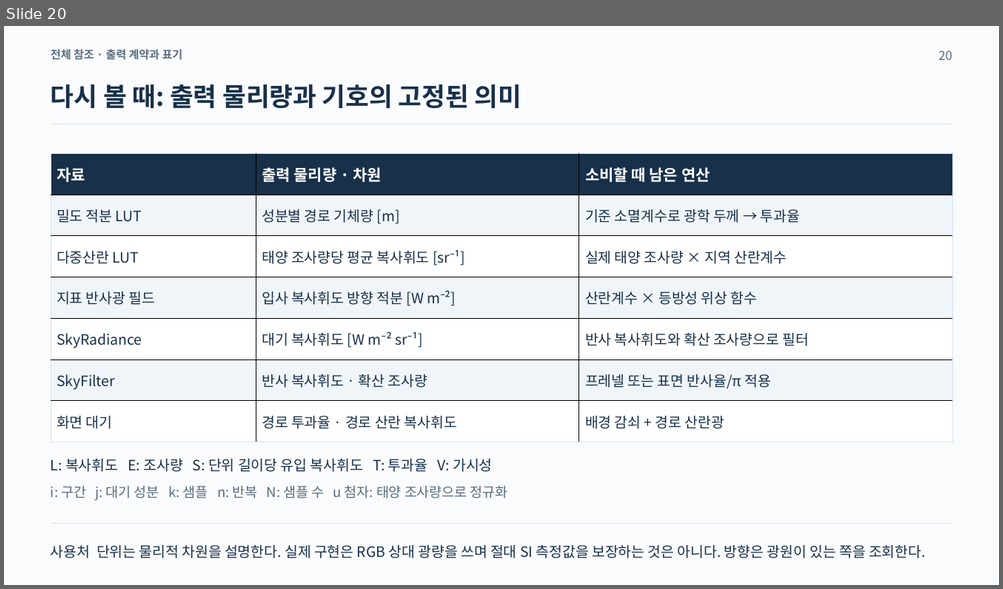
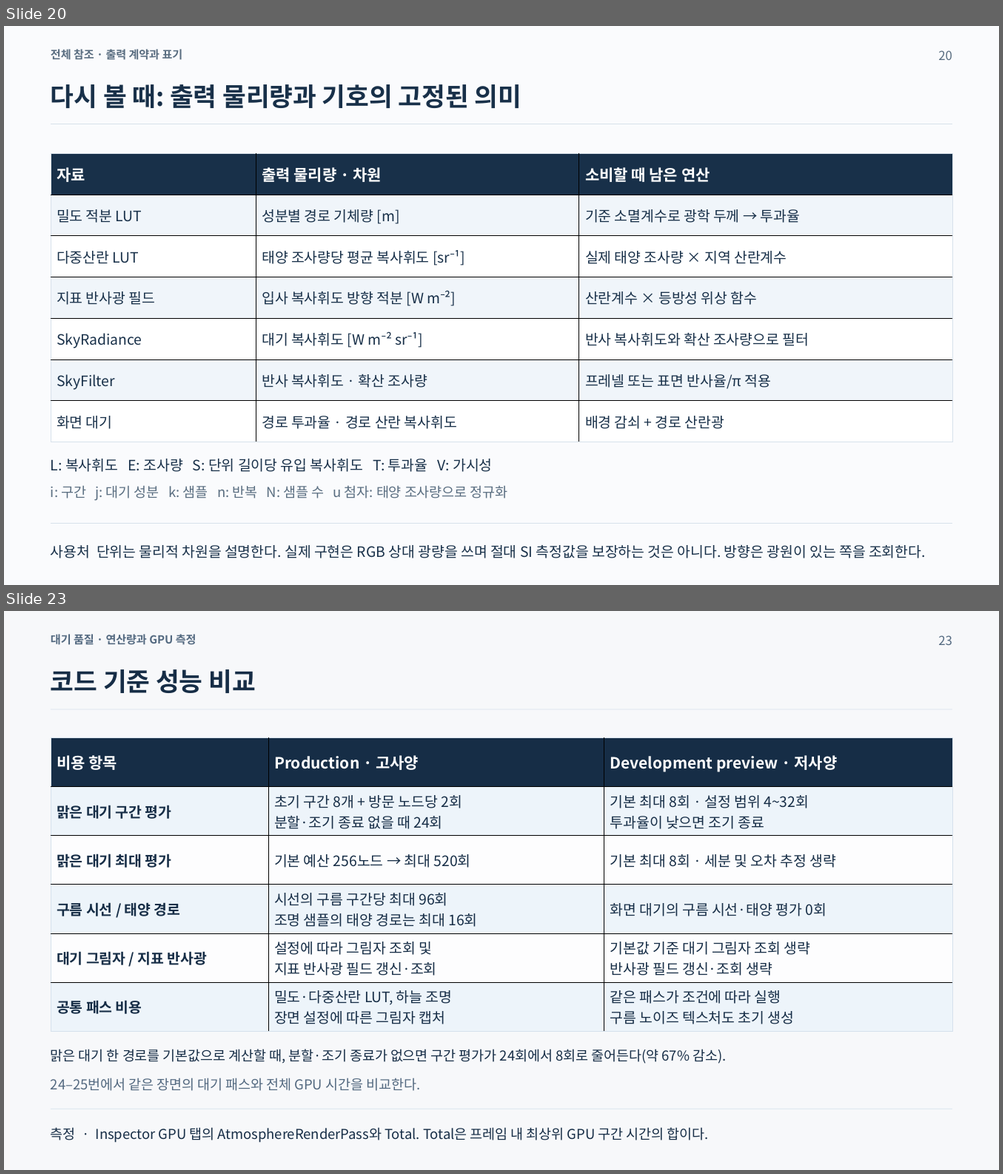
Before and after one commit to LongtimeProdigy/DuckingEngine_v0002, a slide deck: output/Atmosphere_Rendering_Notes_Consistent.pptx. Shown one above the other, each under a label of ours: slide 20 before the commit, slides 20 and 23 after it; the slides between them are not shown. The pictures are 1003x589 and 1003x1174 pixels, drawn with LibreOffice and Linux fonts; fonts in the diff are those of the drawing. Boxes give left, top, right and bottom in pixels: in the first picture for what was removed or moved away, otherwise in the second. Text is boxed around its words. In the diff, an @@ line names an element or a change of style, - is before the commit and + after.

Commit message:
저사양모드 스펙 설명 추가

```diff
--- a/output/Atmosphere_Rendering_Notes_Consistent.pptx
+++ b/output/Atmosphere_Rendering_Notes_Consistent.pptx
@@ slide 23 added at box(4, 611, 999, 1170), background #F7F8FA @@
@@ text added at box(51, 634, 196, 645), 13.5 pt, text #536980, bold @@
+대기 품질 · 연산량과 GPU 측정
@@ text added at box(938, 635, 952, 645), 15 pt, text #536980 @@
+23
@@ text added at box(51, 669, 255, 693), 30.8 pt, text #162D46, bold @@
+코드 기준 성능 비교
@@ rectangle added at box(51, 709, 951, 710), fill #D5E1EC @@
@@ table added at box(51, 738, 951, 1031), 6 rows, 3 columns @@
+비용 항목 | Production · 고사양 | Development preview · 저사양
+맑은 대기 구간 평가 | 초기 구간 8개 + 방문 노드당 2회 / 분할·조기 종료 없을 때 24회 | 기본 최대 8회 · 설정 범위 4~32회 / 투과율이 낮으면 조기 종료
+맑은 대기 최대 평가 | 기본 예산 256노드 → 최대 520회 | 기본 최대 8회 · 세분 및 오차 추정 생략
+구름 시선 / 태양 경로 | 시선의 구름 구간당 최대 96회 / 조명 샘플의 태양 경로는 최대 16회 | 화면 대기의 구름 시선·태양 평가 0회
+대기 그림자 / 지표 반사광 | 설정에 따라 그림자 조회 및 / 지표 반사광 필드 갱신·조회 | 기본값 기준 대기 그림자 조회 생략 / 반사광 필드 갱신·조회 생략
+공통 패스 비용 | 밀도·다중산란 LUT, 하늘 조명 / 장면 설정에 따른 그림자 캡처 | 같은 패스가 조건에 따라 실행 / 구름 노이즈 텍스처도 초기 생성
@@ text added at box(51, 1049, 726, 1064), 16.5 pt, text #162D46 @@
+맑은 대기 한 경로를 기본값으로 계산할 때, 분할·조기 종료가 없으면 구간 평가가 24회에서 8회로 줄어든다(약 67% 감소).
@@ text added at box(51, 1078, 420, 1091), 16.5 pt, text #536980 @@
+24–25번에서 같은 장면의 대기 패스와 전체 GPU 시간을 비교한다.
@@ rectangle added at box(51, 1108, 951, 1109), fill #D5E1EC @@
@@ text added at box(51, 1128, 708, 1143), 16.5 pt, text #162D46 @@
+측정 · Inspector GPU 탭의 AtmosphereRenderPass와 Total. Total은 프레임 내 최상위 GPU 구간 시간의 합이다.
```
Also in this commit, not shown: 4 other slides added.
